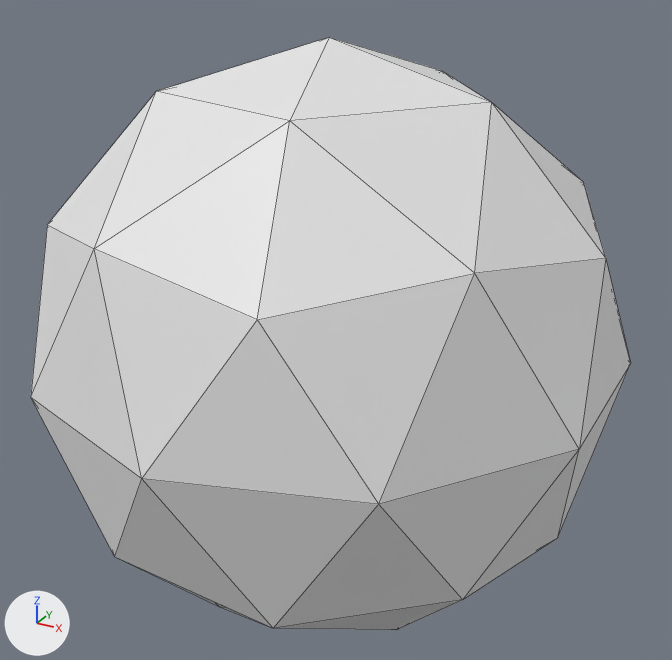
One commit to the Blender file Assets/Meshes/Ball.blend: the scene before it, then after it.
Before and after are seen from a 50 mm lens placed at (0.716, -1.28, 1.161), pointed at (0.006, 0.011, 0.515). The axes (+X, +Y, +Z) are drawn at lower left. The lights are the same throughout. Mesh edges are drawn as thin lines.

The older version as bpy lines, for what is in view:
```python
me_icosphere_001 = bpy.data.meshes.new('Icosphere.001')
me_icosphere_001.from_pydata(...)  # an icosphere of 80 faces spanning x -0.476..0.476, y -0.5..0.5, z 0.0..1.0
ob_icosphere = bpy.data.objects.new('Icosphere', me_icosphere_001)
ob_icosphere.location = (0.0, 0.0, 0.0)
```
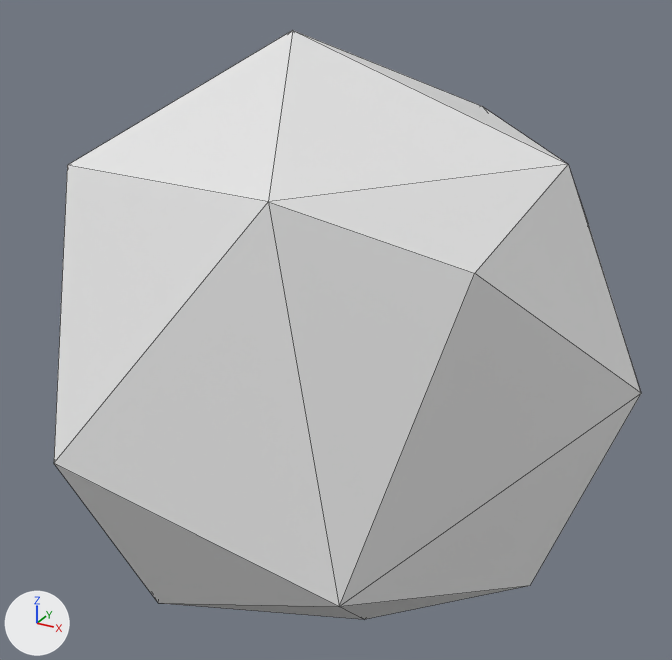
What changed in the scene script:
```text
Change ob_icosphere:
    add _m = ob_icosphere.modifiers.new('Decimate', 'DECIMATE')
    add _m.ratio = 0.5
    add _m.angle_limit = 0.0
```

Pixel boxes [x1, y1, x2, y2] of what changed, in the pictures (672 x 660 px):
'Icosphere', modifiers changed: before [31, 37, 631, 630]; after [54, 30, 641, 619]
